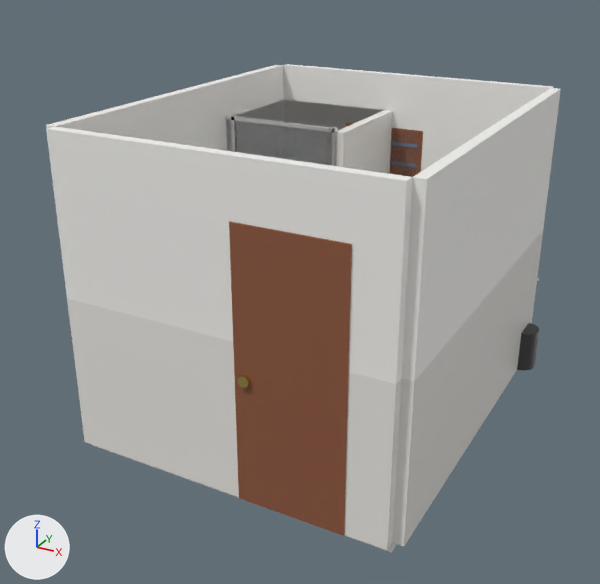
The Blender file blend/scene0458_00.blend, before and after one commit.
One viewpoint serves both versions: a 50 mm lens placed at (2.77, -5.48, 3.6), pointed at (-0.13, -0.21, 0.96). The lights are fixed; the arrows at lower left show +X, +Y and +Z. The older version comes first.

Script lines for the objects in view, before the commit:
```python
ob_door = bpy.data.objects.new('Door', me_cube_018)
ob_door.location = (0.55, -1.54, 1.0)
ob_door.scale = (0.8, 0.1, 2.0)
ob_door_knob = bpy.data.objects.new('Door_Knob', me_cylinder)
ob_door_knob.location = (0.23, -1.58, 0.95)
ob_door_knob.rotation_euler = (1.571, 0.0, 0.0)  # degrees (90, 0, 0)
ob_shower_glass_r = bpy.data.objects.new('Shower_Glass_R', me_cube_028)
ob_shower_glass_r.location = (-0.463, 0.5, 1.08)
ob_shower_glass_r.scale = (0.504, 0.008, 2.0)
ob_wall_back_paint = bpy.data.objects.new('Wall_Back_Paint', me_cube_004)
ob_wall_back_paint.location = (0.0, 1.54, 1.8)
ob_wall_back_paint.scale = (2.5, 0.08, 1.2)
ob_wall_front_paint = bpy.data.objects.new('Wall_Front_Paint', me_cube_006)
ob_wall_front_paint.location = (0.0, -1.54, 1.8)
ob_wall_front_paint.scale = (2.5, 0.08, 1.2)
ob_wall_front_tile = bpy.data.objects.new('Wall_Front_Tile', me_cube_005)
ob_wall_front_tile.location = (0.0, -1.54, 0.6)
ob_wall_front_tile.scale = (2.5, 0.08, 1.2)
ob_wall_left_paint = bpy.data.objects.new('Wall_Left_Paint', me_cube_008)
ob_wall_left_paint.location = (-1.29, 0.0, 1.8)
ob_wall_left_paint.scale = (0.08, 3.0, 1.2)
ob_wall_right_paint = bpy.data.objects.new('Wall_Right_Paint', me_cube_010)
ob_wall_right_paint.location = (1.29, 0.0, 1.8)
ob_wall_right_paint.scale = (0.08, 3.0, 1.2)
ob_wall_right_tile = bpy.data.objects.new('Wall_Right_Tile', me_cube_009)
ob_wall_right_tile.location = (1.29, 0.0, 0.6)
ob_wall_right_tile.scale = (0.08, 3.0, 1.2)
# also in view: 'Shower_Glass_L' at (-0.99, 0.5, 1.08); 'Shower_Wall_Right' at (-0.16, 1.0, 1.08); 'Trash_Can' at (1.33, 1.25, 0.18); 'Window_Glass' at (-0.2, 1.54, 1.45)
```
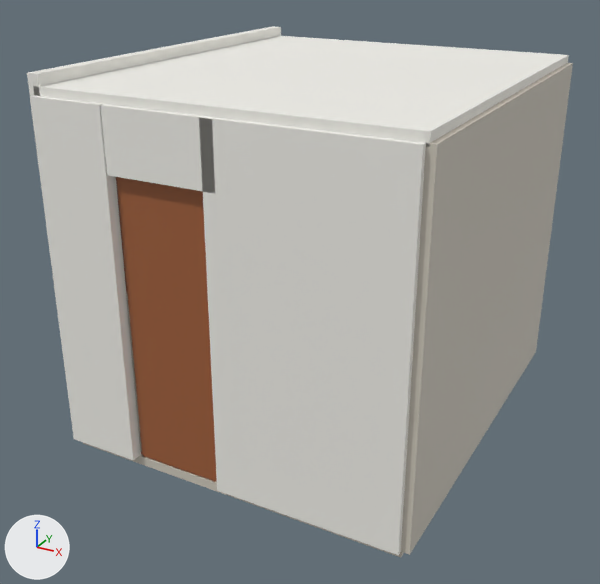
Where the newer file only moved an object's origin or applied its transform, the numbers keep the older frame.

Where the change shows, as pixel boxes [x1, y1, x2, y2] in the pictures (600 x 584 px):
'south wall right', added
    after: [199, 117, 426, 555]
'Wall_Front_Paint', deleted
    before: [46, 126, 413, 384]
'east tiled wall', added (pale yellow)
    after: [401, 63, 573, 555]
'ceiling', added
    after: [33, 36, 569, 147]
'Door', deleted (brown)
    before: [229, 221, 352, 536]
'Wall_Front_Tile', deleted
    before: [67, 298, 401, 550]
'Wall_Right_Paint', deleted
    before: [401, 88, 561, 381]
'south wall left', added
    after: [30, 95, 141, 460]
'door slab', added (brown)
    after: [117, 177, 217, 482]
'Wall_Right_Tile', deleted
    before: [392, 230, 543, 547]
'Wall_Back_Paint', deleted
    before: [283, 64, 553, 171]
'Wall_Left_Paint', deleted
    before: [46, 65, 284, 158]
'door header', added
    after: [101, 104, 216, 193]
'west upper paint wall', added
    after: [27, 26, 281, 96]
'Shower_Wall_Right', deleted
    before: [336, 110, 393, 174]
'Shower_Glass_R', deleted
    before: [279, 126, 332, 166]
'Shower_Glass_L', deleted
    before: [227, 119, 278, 158]
'Window_Glass', deleted
    before: [389, 131, 420, 177]
'Trash_Can', deleted
    before: [517, 323, 539, 371]
'Shower_Wall_Back', deleted
    before: [284, 100, 384, 131]
'Shower_Frame_Top', deleted
    before: [225, 115, 334, 132]
'Window_Frame', deleted (mostly hidden)
    before: [346, 122, 423, 174]
'Shower_Wall_Left', deleted (mostly hidden)
    before: [226, 102, 284, 158]
'south left tile', added
    after: [126, 295, 142, 452]
'Shower_Frame_Right', deleted
    before: [332, 127, 337, 166]
'Door_Knob', deleted
    before: [237, 375, 250, 388]
'Shower_Frame_Left', deleted
    before: [231, 115, 236, 152]
'door left frame', added (mostly hidden)
    after: [116, 177, 142, 453]
'Window_Blind_4', deleted (mostly hidden)
    before: [391, 142, 418, 148]
'Window_Blind_3', deleted (mostly hidden)
    before: [390, 161, 417, 168]

The change, as a list of edits to the scene's bpy script:
```text
Remove ob_wall_back_paint:
    ob_wall_back_paint = bpy.data.objects.new('Wall_Back_Paint', me_cube_004)
Remove ob_wall_front_tile:
    ob_wall_front_tile = bpy.data.objects.new('Wall_Front_Tile', me_cube_005)
Remove ob_wall_front_paint:
    ob_wall_front_paint = bpy.data.objects.new('Wall_Front_Paint', me_cube_006)
Remove ob_wall_left_paint:
    ob_wall_left_paint = bpy.data.objects.new('Wall_Left_Paint', me_cube_008)
Remove ob_wall_right_tile:
    ob_wall_right_tile = bpy.data.objects.new('Wall_Right_Tile', me_cube_009)
Remove ob_wall_right_paint:
    ob_wall_right_paint = bpy.data.objects.new('Wall_Right_Paint', me_cube_010)
Remove ob_door:
    ob_door = bpy.data.objects.new('Door', me_cube_018)
Remove ob_door_knob:
    ob_door_knob = bpy.data.objects.new('Door_Knob', me_cylinder)
Remove ob_trash_can:
    ob_trash_can = bpy.data.objects.new('Trash_Can', me_cylinder_007)
Remove ob_window_frame:
    ob_window_frame = bpy.data.objects.new('Window_Frame', me_cube_011)
Remove ob_window_glass:
    ob_window_glass = bpy.data.objects.new('Window_Glass', me_cube_012)
Remove ob_window_blind_3:
    ob_window_blind_3 = bpy.data.objects.new('Window_Blind_3', me_cube_016)
Remove ob_window_blind_4:
    ob_window_blind_4 = bpy.data.objects.new('Window_Blind_4', me_cube_017)
Remove ob_shower_wall_back:
    ob_shower_wall_back = bpy.data.objects.new('Shower_Wall_Back', me_cube_020)
Remove ob_shower_wall_left:
    ob_shower_wall_left = bpy.data.objects.new('Shower_Wall_Left', me_cube_021)
Remove ob_shower_wall_right:
    ob_shower_wall_right = bpy.data.objects.new('Shower_Wall_Right', me_cube_022)
Remove ob_shower_frame_left:
    ob_shower_frame_left = bpy.data.objects.new('Shower_Frame_Left', me_cube_023)
Remove ob_shower_frame_right:
    ob_shower_frame_right = bpy.data.objects.new('Shower_Frame_Right', me_cube_024)
Remove ob_shower_frame_top:
    ob_shower_frame_top = bpy.data.objects.new('Shower_Frame_Top', me_cube_025)
Remove ob_shower_glass_l:
    ob_shower_glass_l = bpy.data.objects.new('Shower_Glass_L', me_cube_027)
Remove ob_shower_glass_r:
    ob_shower_glass_r = bpy.data.objects.new('Shower_Glass_R', me_cube_028)
Add ob_door_left_frame:
    ob_door_left_frame = bpy.data.objects.new('door left frame', me_cube_043_1)  # a box spanning x -0.04..0.04, y -0.05..0.05, z -1.2..1.2; in mat_cherry_trim (brown #a2613c)
    ob_door_left_frame.location = (-0.79, -1.44, 1.2)
Add ob_door_slab:
    ob_door_slab = bpy.data.objects.new('door slab', me_cube_042_1)  # a box spanning x -0.4..0.4, y -0.04..0.04, z -1.08..1.08; in mat_cherry_trim (brown #a2613c); modifiers BEVEL
    ob_door_slab.location = (-0.35, -1.49, 1.08)
Add ob_ceiling:
    ob_ceiling = bpy.data.objects.new('ceiling', me_cube_132)  # a box spanning x -1.35..1.35, y -1.55..1.55, z -0.04..0.04; in mat_warm_white_paint (white #f1f0ea)
    ob_ceiling.location = (0.0, 0.0, 2.62)
Add ob_south_left_tile:
    ob_south_left_tile = bpy.data.objects.new('south left tile', me_cube_018_1)  # a box spanning x -0.29..0.29, y -0.012..0.012, z -0.64..0.64; in mat_warm_beige_ceramic_tile (pale yellow #d0cabd)
    ob_south_left_tile.location = (-1.06, -1.495, 0.66)
Add ob_door_header:
    ob_door_header = bpy.data.objects.new('door header', me_cube_017_1)  # a box spanning x -0.41..0.41, y -0.045..0.045, z -0.22..0.22; in mat_warm_white_paint (white #f1f0ea)
    ob_door_header.location = (-0.35, -1.545, 2.38)
Add ob_south_wall_right:
    ob_south_wall_right = bpy.data.objects.new('south wall right', me_cube_016_1)  # a box spanning x -0.68..0.68, y -0.04..0.04, z -1.3..1.3; in mat_warm_white_paint (white #f1f0ea)
    ob_south_wall_right.location = (0.65, -1.545, 1.3)
Add ob_south_wall_left:
    ob_south_wall_left = bpy.data.objects.new('south wall left', me_cube_015_1)  # a box spanning x -0.29..0.29, y -0.04..0.04, z -1.3..1.3; in mat_warm_white_paint (white #f1f0ea)
    ob_south_wall_left.location = (-1.06, -1.545, 1.3)
Add ob_east_tiled_wall:
    ob_east_tiled_wall = bpy.data.objects.new('east tiled wall', me_cube_014_1)  # a box spanning x -0.04..0.04, y -1.55..1.55, z -1.3..1.3; in mat_warm_beige_ceramic_tile (pale yellow #d0cabd)
    ob_east_tiled_wall.location = (1.345, 0.0, 1.3)
Add ob_west_upper_paint_wall:
    ob_west_upper_paint_wall = bpy.data.objects.new('west upper paint wall', me_cube_012_1)  # a box spanning x -0.04..0.04, y -1.55..1.55, z -0.69..0.69; in mat_warm_white_paint (white #f1f0ea)
    ob_west_upper_paint_wall.location = (-1.345, 0.0, 2.05)
```
